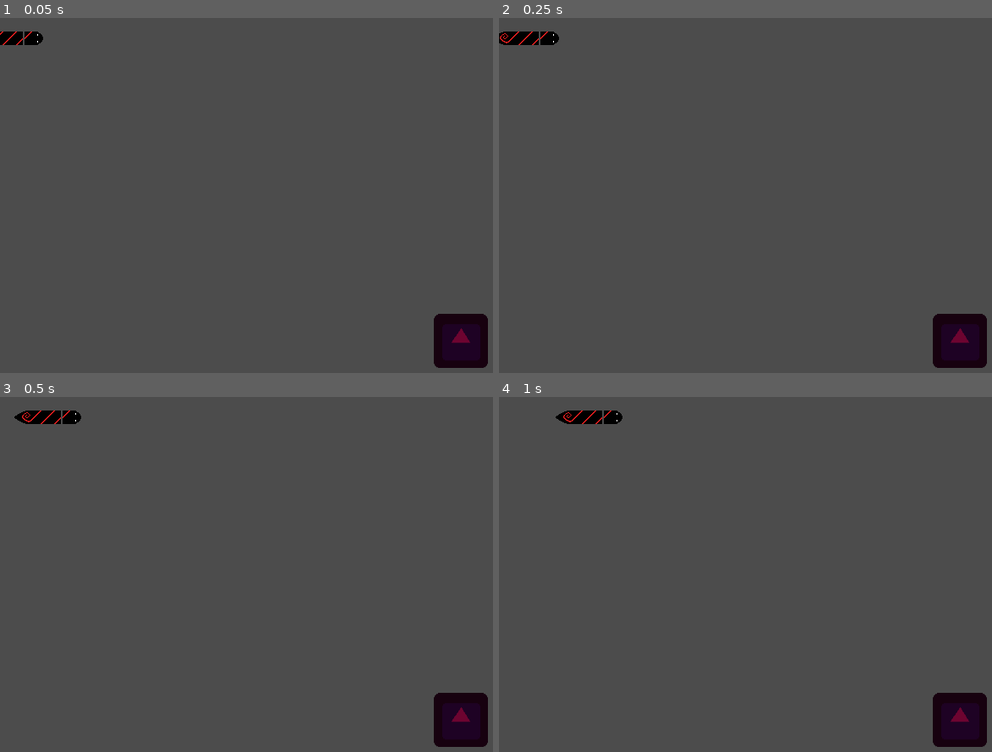
Above: before the commit, frames 1-4 (two rows, left to right).
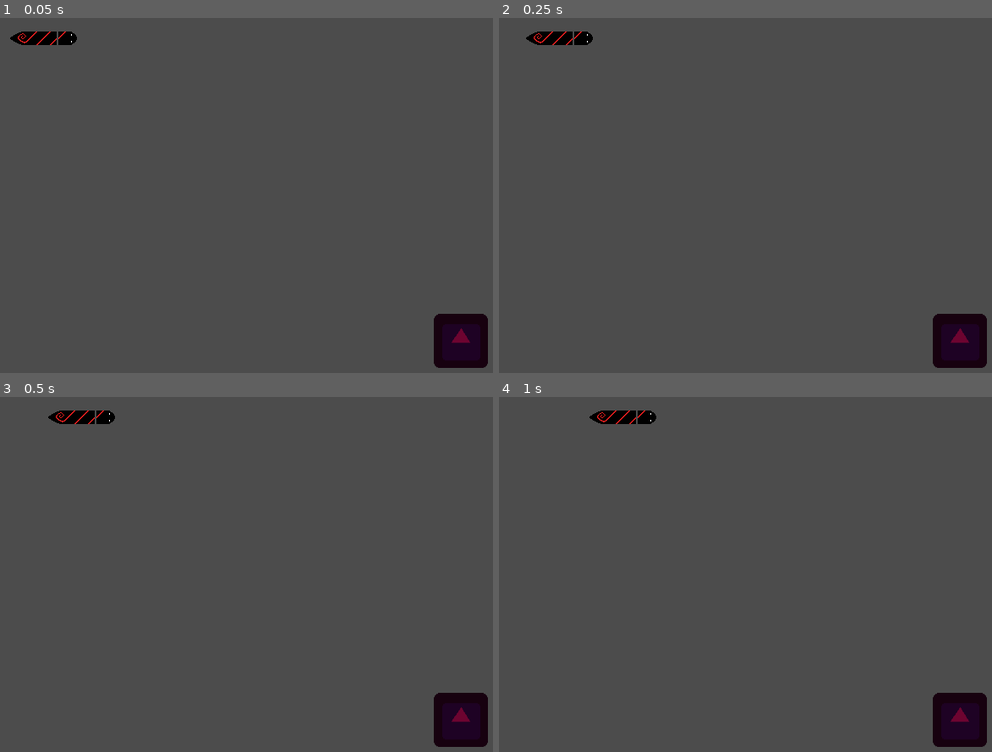
Above: after the commit, the same moments.

Repository: flide/Rats
Game: Godot game, scene res://Scenes/playground.tscn
Same seed, same stepped clock (60 frames per second), same inputs: the game is played once before the commit and once after it. The engine's default icon, where the game draws it, is replaced by a stand-in: a white triangle on a blue panel in a dark square.
Inputs:
- Up to frame 1 (0.05 s): no input
- Up to frame 2 (0.25 s): no input
- Up to frame 3 (0.5 s): no input
- Up to frame 4 (1 s): tap Enter at 0.5 s; hold Right (ui_right) from 0.53 s (still down)

The runs differ from the first frame. In frame 1, 0.4% of the frame differs, in the area x 0-16%, y 3-8%; in frame 2, 0.5%; in frame 3, 0.6%, in the area x 2-24%, y 3-8%; in frame 4, 0.6%.

Commit message:
Make groove joint part of SnakeBodySegment

Diff:
--- a/Scenes/Snake.tscn
+++ b/Scenes/Snake.tscn
@@ -24,27 +24,11 @@
 
 [node name="firstSegment" parent="body" instance=ExtResource( 4 )]
 position = Vector2( -16, 0 )
-
-[node name="GroveJoint2D" type="GrooveJoint2D" parent="body/firstSegment"]
-position = Vector2( -8, 0 )
-rotation = 1.5708
-node_a = NodePath("..")
-node_b = NodePath("../../lastSegment")
-disable_collision = false
-length = 1.0
-initial_offset = 1.0
+connected_to = NodePath("../lastSegment")
 
 [node name="lastSegment" parent="body" instance=ExtResource( 4 )]
 position = Vector2( -32, 0 )
-
-[node name="bodyTailJoint" type="GrooveJoint2D" parent="body/lastSegment"]
-position = Vector2( -8, 0 )
-rotation = 1.5708
-node_a = NodePath("..")
-node_b = NodePath("../../../tail")
-disable_collision = false
-length = 1.0
-initial_offset = 1.0
+connected_to = NodePath("../../tail")
 
 [node name="tail" parent="." instance=ExtResource( 1 )]
 position = Vector2( -48, 0 )
--- a/Scenes/SnakeBodySegment.tscn
+++ b/Scenes/SnakeBodySegment.tscn
@@ -1,6 +1,7 @@
-[gd_scene load_steps=3 format=2]
+[gd_scene load_steps=4 format=2]
 
 [ext_resource path="res://Assets/snake.png" type="Texture" id=1]
+[ext_resource path="res://Scripts/SnakeBodySegment.gd" type="Script" id=2]
 
 [sub_resource type="RectangleShape2D" id=1]
 extents = Vector2( 8, 8 )
@@ -8,6 +9,7 @@
 [node name="SnakeBodySegment" type="RigidBody2D"]
 gravity_scale = 0.0
 can_sleep = false
+script = ExtResource( 2 )
 
 [node name="CollisionShape2D" type="CollisionShape2D" parent="."]
 shape = SubResource( 1 )
@@ -17,3 +19,11 @@
 hframes = 2
 vframes = 2
 frame = 2
+
+[node name="GrooveJoint2D" type="GrooveJoint2D" parent="."]
+position = Vector2( -8, 0 )
+rotation = 1.5708
+node_a = NodePath("..")
+disable_collision = false
+length = 1.0
+initial_offset = 1.0
--- a/Scenes/playground.tscn
+++ b/Scenes/playground.tscn
@@ -10,6 +10,6 @@
 foodScene = ExtResource( 3 )
 
 [node name="snake" parent="." instance=ExtResource( 4 )]
-position = Vector2( 32, 24 )
+position = Vector2( 72, 24 )
 bodySegment = ExtResource( 1 )
 snakeSpeed = 100
--- a/Scripts/Snake.gd
+++ b/Scripts/Snake.gd
@@ -11,6 +11,10 @@
 
 onready var secondLastSegment = $body/firstSegment
 onready var lastSegment = $body/lastSegment
+
+func _ready():
+	secondLastSegment.snake_init_groove_joint_setup();
+	lastSegment.snake_init_groove_joint_setup();
 
 func _physics_process(delta):
 
@@ -45,15 +49,16 @@
 
 
 func food_eaten():
-	var new_segment = bodySegment.instance()
-	var new_groove_joint = GrooveJoint2D.new()
+	pass
+	# var new_segment = bodySegment.instance()
+	# var new_groove_joint = GrooveJoint2D.new()
 
-	$body.add_child(new_segment)
-	new_segment.add_child(new_groove_joint)
+	# $body.add_child(new_segment)
+	# new_segment.add_child(new_groove_joint)
 
-	new_groove_joint.set_node_a(new_segment.get_path())
-	new_groove_joint.set_node_b(lastSegment.get_path())
-	print(secondLastSegment.get_path().get_name(5), '..')
-	var groove_joint = get_node(secondLastSegment.get_path().get_name()+'/GrooveJoint2D')
-	secondLastSegment.get_path()
-	groove_joint.set_node_a(new_segment.get_path())
+	# new_groove_joint.set_node_a(new_segment.get_path())
+	# new_groove_joint.set_node_b(lastSegment.get_path())
+	# print(secondLastSegment.get_path().get_name(5), '..')
+	# var groove_joint = get_node(secondLastSegment.get_path().get_name()+'/GrooveJoint2D')
+	# secondLastSegment.get_path()
+	# groove_joint.set_node_a(new_segment.get_path())
--- /dev/null
+++ b/Scripts/SnakeBodySegment.gd
@@ -0,0 +1,11 @@
+extends RigidBody2D
+
+export var connected_to: NodePath
+onready var groove_joint: GrooveJoint2D = $GrooveJoint2D
+
+func snake_init_groove_joint_setup():
+	set_groove_joint_for_body_segment(get_node(connected_to).get_path())
+
+func set_groove_joint_for_body_segment(trailing_body_segment: NodePath):
+	groove_joint.set_node_a(self.get_path())
+	groove_joint.set_node_b(trailing_body_segment)
--- a/Scripts/Snakehead.gd
+++ b/Scripts/Snakehead.gd
@@ -8,7 +8,6 @@
 	pass
 
 func rotateHeadTo(angle: float):
-	print("trying to tween from : ", rotation_degrees, " to ", angle)
 	tween.interpolate_property(self, "rotation_degrees", rotation_degrees, angle, timeToRotate, Tween.TRANS_LINEAR,Tween.EASE_OUT)
 	tween.start()
 
